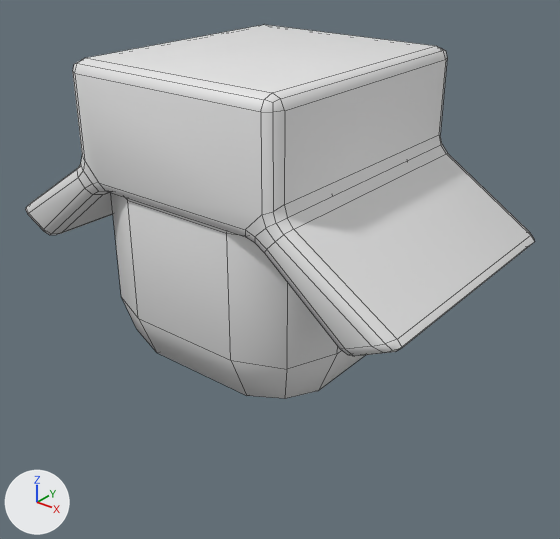
The FBX model KleptoKnights/Assets/Models/SM_BuilderHead.fbx as it was, and as the next commit left it.
The view is the same before and after, from a 50 mm camera at (3.94, -4.77, 7.18) aimed at (0.04, 0.1, 4.16). The lights are fixed; the arrows at lower left show +X, +Y and +Z. Mesh edges are drawn as thin lines. Where no turn or scale is listed for an object, it has been applied to the vertices.

Names of what the first picture shows: 'SM_BuilderHead'.
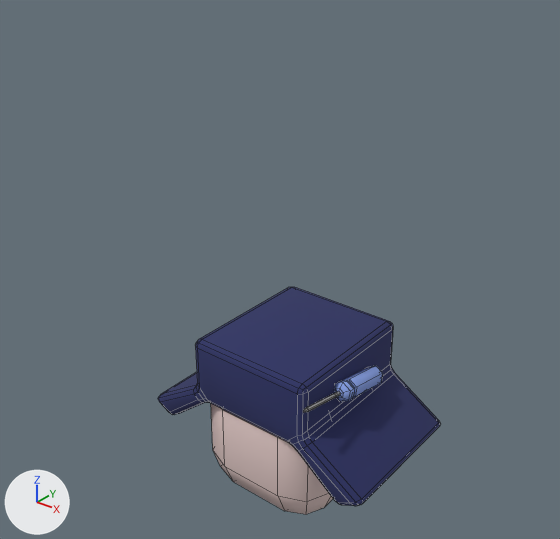
Pixel boxes [x1, y1, x2, y2] of what changed, in the pictures (560 x 539 px; the box of a moved part takes in the faces that stretch with it):
'SM_BuilderHead', reshaped, moved (44% narrower, 39% shorter): before [25, 25, 534, 399]; after [158, 287, 441, 514]
part 1 of me_cube_001, moved or reshaped: before [111, 193, 365, 399]; after [211, 404, 333, 514]
part 2 of me_cube_001, moved or reshaped: before [25, 25, 534, 356]; after [158, 287, 441, 506]
part 3 of me_cube_001, added (blue): after [303, 366, 383, 412]

Patch to the scene script:
```diff
--- a/KleptoKnights/Assets/Models/SM_BuilderHead.fbx.py
+++ b/KleptoKnights/Assets/Models/SM_BuilderHead.fbx.py
@@ mat_mat_builderhead @@
+mat_mat_builderhead = principled_material('MAT_BuilderHead')
+mat_mat_builderhead.base_color = (0.025, 0.0311, 0.127)  # dark blue #2c3164
+mat_mat_builderhead.roughness = 1.0
@@ mat_mat_knighthead @@
+mat_mat_knighthead = principled_material('MAT_KnightHead')
+mat_mat_knighthead.base_color = (0.295, 0.295, 0.295)  # grey #949494
@@ mat_mat_head @@
+mat_mat_head = principled_material('MAT_Head')
+mat_mat_head.base_color = (0.8, 0.617, 0.596)  # white #e7cecb
+mat_mat_head.roughness = 1.0
@@ mat_mat_screwdriverhandle @@
+mat_mat_screwdriverhandle = principled_material('MAT_ScrewdriverHandle')
+mat_mat_screwdriverhandle.base_color = (0.248, 0.361, 0.8)  # blue #88a2e7
+mat_mat_screwdriverhandle.roughness = 1.0
@@ me_cube_001 @@
 # used by ob_sm_builderhead; location = (-0.007, 0.0, 4.936)
-me_cube_001.from_pydata(...)  # 212 vertices, 206 faces; spans x -1.94..1.94, y -1.16..1.16, z -1.53..1.13
+me_cube_001.from_pydata(...)  # 278 vertices, 268 faces; spans x -1.18..1.16, y -0.78..0.7, z -0.89..0.72
+# me_cube_001 part 1: the loose piece of 56 vertices spanning x -1.09..1.1, y -1.1..1.1, z -1.53..0.69 is scaled about its middle by 0.606, then moved by (-0.01, 0.0, 0.2), in mat_mat_head (white #e7cecb)
+# me_cube_001 part 2: the loose piece of 156 vertices spanning x -1.94..1.94, y -1.16..1.16, z -0.49..1.13 is scaled about its middle by 0.606, then moved by (0.0, 0.0, -0.09), in mat_mat_builderhead (dark blue #2c3164)
+# me_cube_001 part 3: a new loose piece of 66 vertices spanning x 0.59..0.75, y -0.78..0.29, z 0.3..0.6
+me_cube_001.materials.append(mat_mat_head)  # white #e7cecb
+me_cube_001.materials.append(mat_mat_builderhead)  # dark blue #2c3164
+me_cube_001.materials.append(mat_mat_screwdriverhandle)  # blue #88a2e7
+me_cube_001.materials.append(mat_mat_knighthead)  # grey #949494
@@ ob_sm_builderhead @@
 ob_sm_builderhead = bpy.data.objects.new('SM_BuilderHead', me_cube_001)
-ob_sm_builderhead.location = (-0.007, 0.0, 4.936)
+ob_sm_builderhead.location = (0.31, 0.0, 2.957)
```
